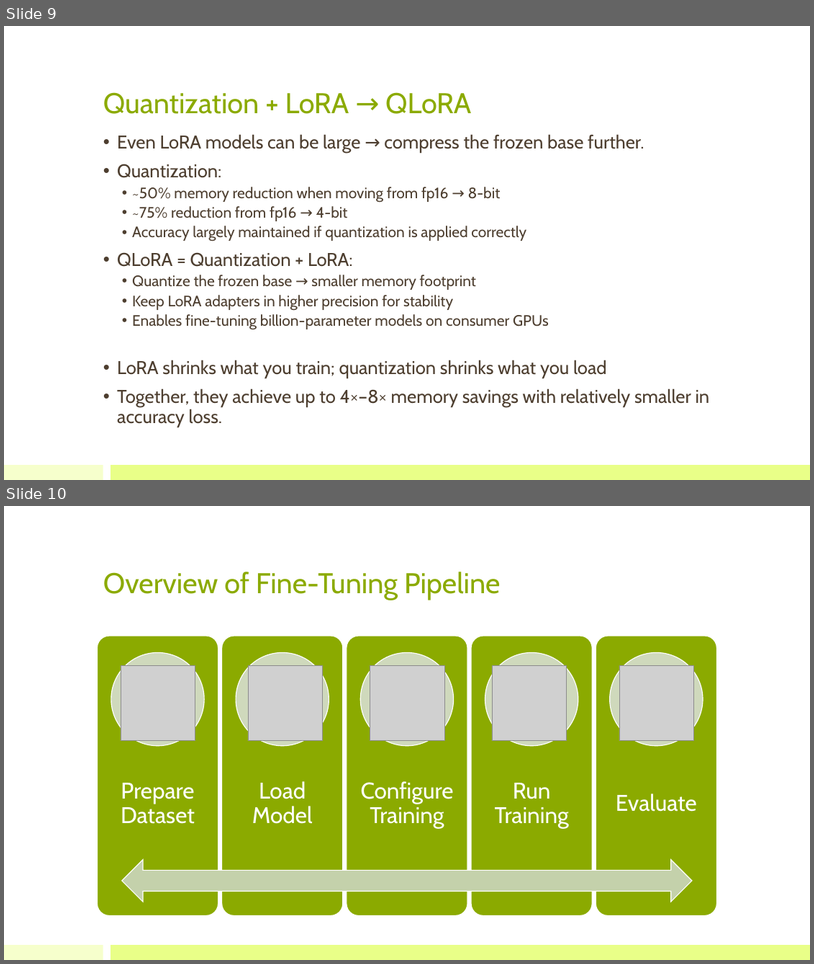
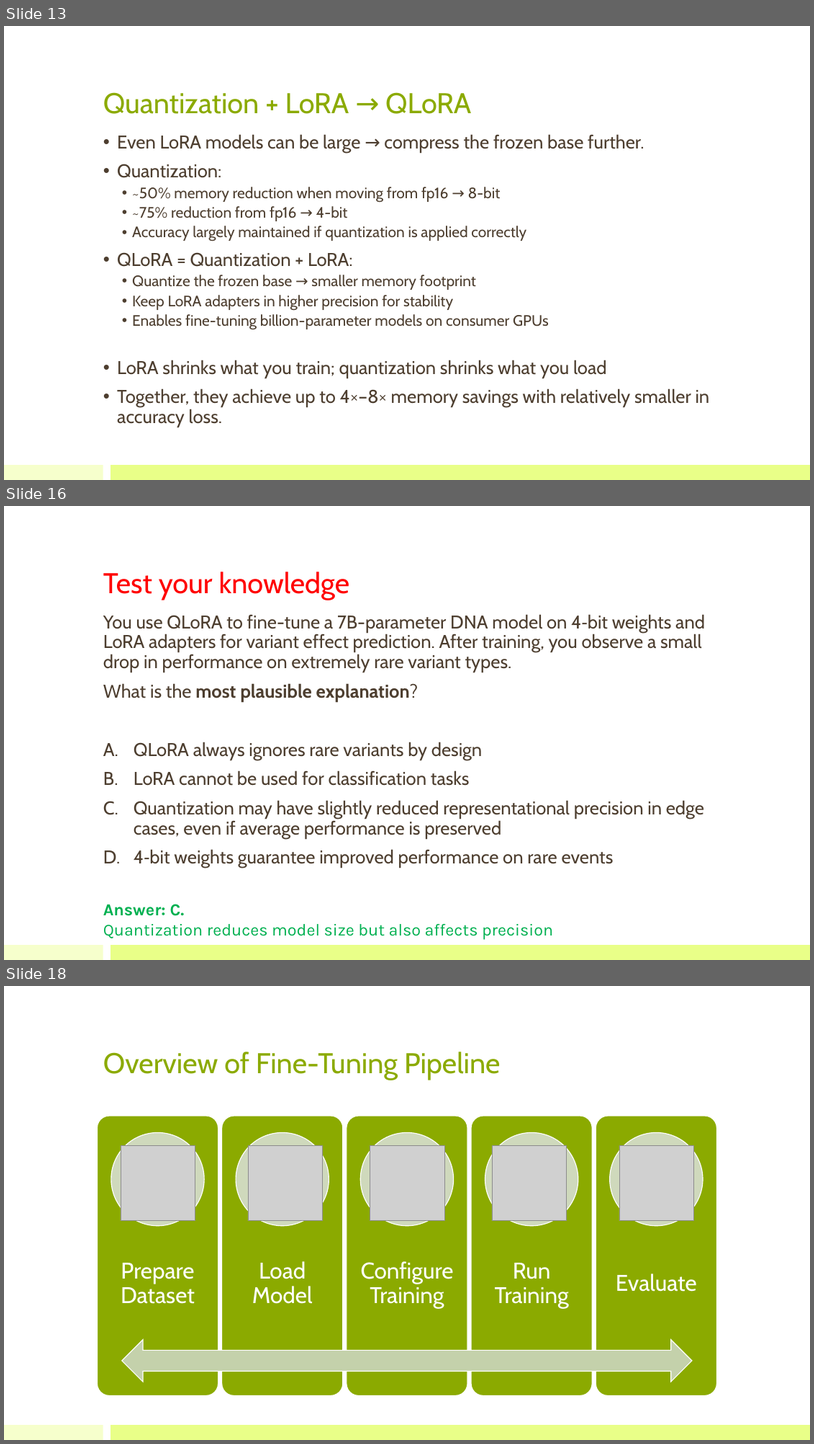
Before and after one commit to bioinfo-kaust/gfm-workshop, a slide deck: lecture_slides/3.day2_before_lunch/lecture_3_finetuning.pptx. Shown one above the other, each under a label of ours: slides 9 and 10 before the commit, slides 13, 16 and 18 after it; the slides between them are not shown. The pictures are 814x964 and 814x1444 pixels, drawn with LibreOffice and Linux fonts; fonts in the diff are those of the drawing; grey boxes stand for pictures. Boxes give left, top, right and bottom in pixels: in the first picture for what was removed or moved away, otherwise in the second. Text is boxed around its words. In the diff, an @@ line names an element or a change of style, - is before the commit and + after.

```diff
--- a/lecture_slides/3.day2_before_lunch/lecture_3_finetuning.pptx
+++ b/lecture_slides/3.day2_before_lunch/lecture_3_finetuning.pptx
@@ slide 16 added at <box>4,506,810,960</box>, background #FFFFFF; not listed: 2 template elements that a slide beside it also shows @@
@@ title added at <box>103,572,350,600</box>, 34 pt, text #FF0000 @@
+Test your knowledge
@@ text added at <box>103,614,705,867</box>, 22 pt, text #4D3E2F @@
+You use QLoRA to fine-tune a 7B-parameter DNA model on 4‑bit weights and LoRA adapters for variant effect prediction. After training, you observe a small drop in performance on extremely rare variant types.
+What is the most plausible explanation?
+A. QLoRA always ignores rare variants by design
+B. LoRA cannot be used for classification tasks
+C. Quantization may have slightly reduced representational precision in edge cases, even if average performance is preserved
+D. 4‑bit weights guarantee improved performance on rare events
@@ text added at <box>103,903,553,939</box>, 20 pt, text #00B050 @@
+Answer: C.
+Quantization reduces model size but also affects precision
@@ what was slide 9 is now slide 13 @@
@@ what was slide 10 is now slide 18 @@
```
Also in this commit, not shown: 9 slides changed, 8 other slides added, 2 slides removed, 5 other files.
